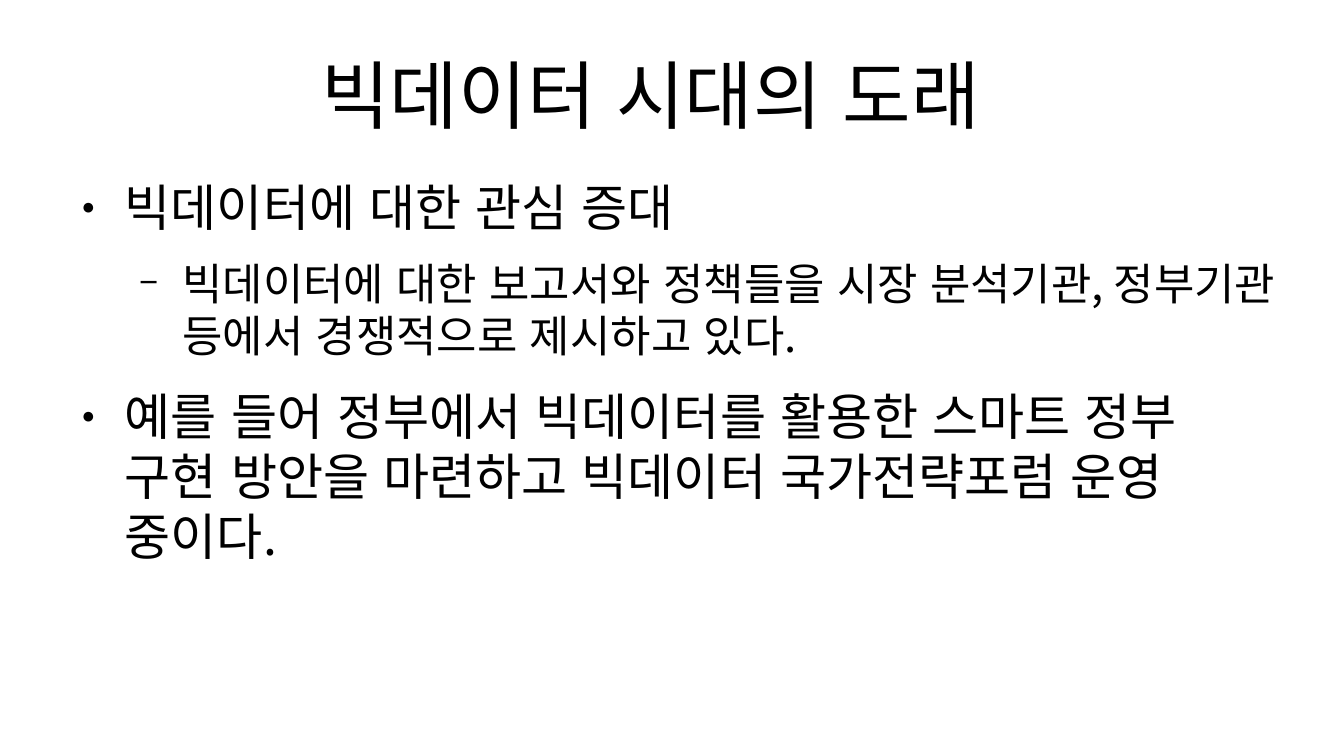
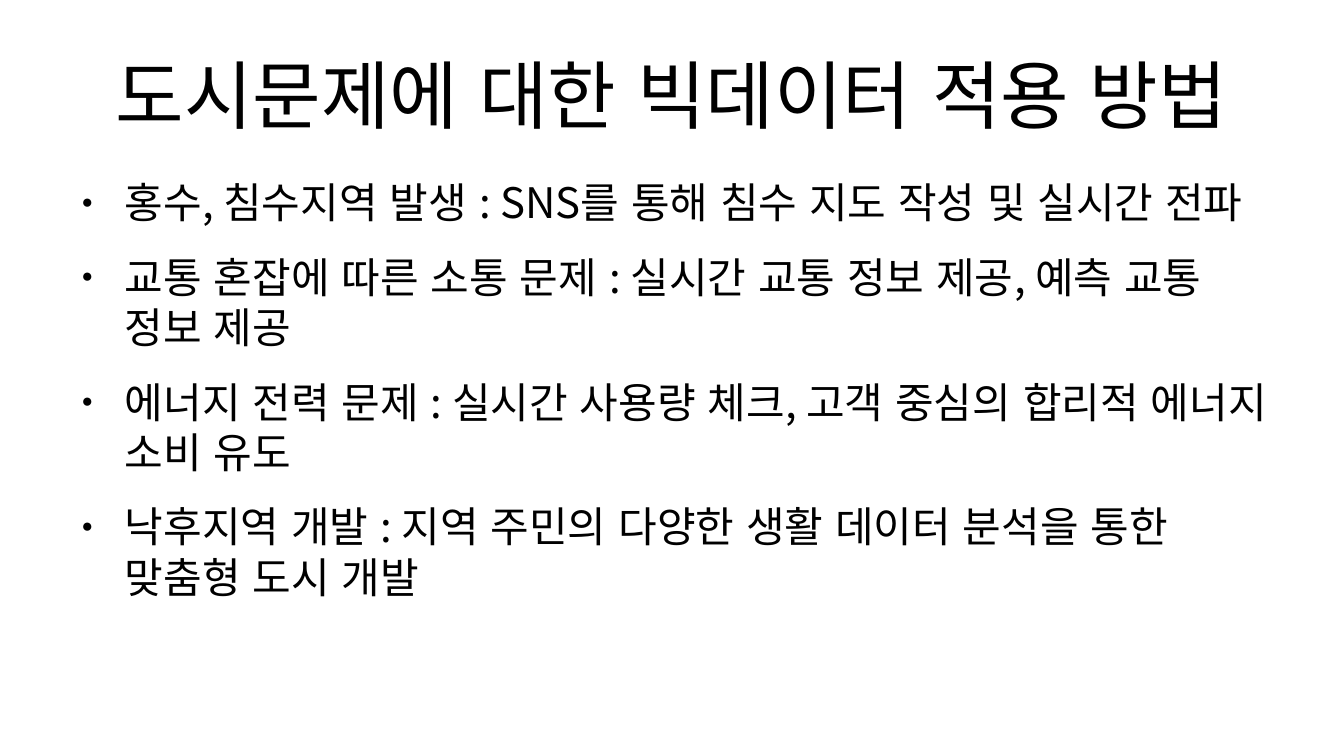
Before and after one commit to lapass50025/odp, a slide deck: slide 3 of 빅데이터를활용한스마트도시관리.odp. Drawn at 1344x756 pixels with LibreOffice and Linux fonts; fonts in the diff are those of the drawing. Boxes give left, top, right and bottom in pixels: in the first picture for what was removed or moved away, otherwise in the second. Text is boxed around its words. In the diff, an @@ line names an element or a change of style, - is before the commit and + after.

```diff
--- a/빅데이터를활용한스마트도시관리.odp
+++ b/빅데이터를활용한스마트도시관리.odp
@@ title at (116, 61, 1227, 129): text changed @@
-빅데이터 시대의 도래
+도시문제에 대한 빅데이터 적용 방법
@@ text at (125, 182, 1267, 597): text changed; size 29.6 to 24.8 pt @@
-● 빅데이터에 대한 관심 증대
-  − 빅데이터에 대한 보고서와 정책들을 시장 분석기관, 정부기관 등에서 경쟁적으로 제시하고 있다.
-● 예를 들어 정부에서 빅데이터를 활용한 스마트 정부 구현 방안을 마련하고 빅데이터 국가전략포럼 운영 중이다.
+● 홍수, 침수지역 발생 : SNS를 통해 침수 지도 작성 및 실시간 전파
+● 교통 혼잡에 따른 소통 문제 : 실시간 교통 정보 제공, 예측 교통 정보 제공
+● 에너지 전력 문제 : 실시간 사용량 체크, 고객 중심의 합리적 에너지 소비 유도
+● 낙후지역 개발 : 지역 주민의 다양한 생활 데이터 분석을 통한 맞춤형 도시 개발
```
Also in this commit, not shown: 3 other slides changed, 2 slides removed.
